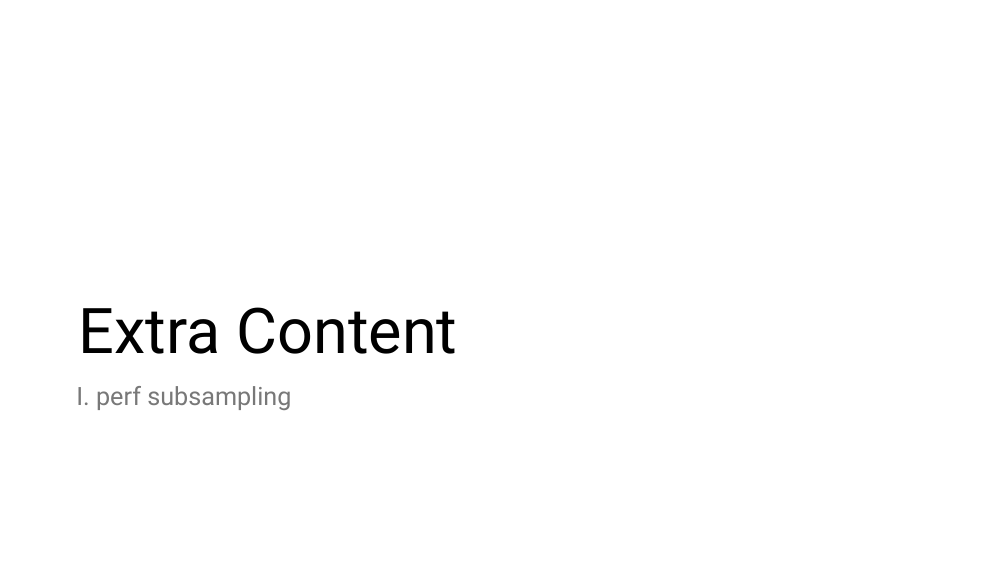
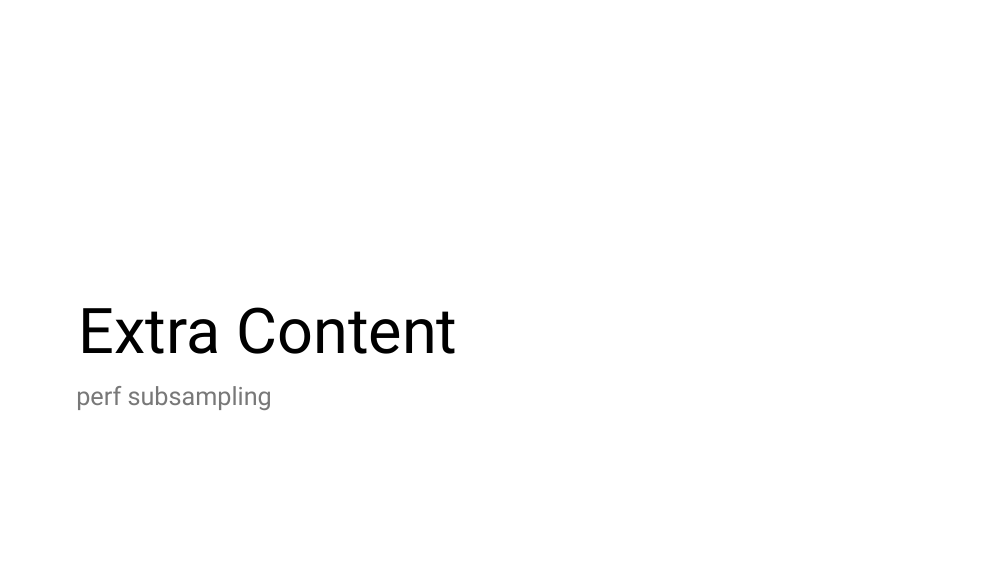
Before and after one commit to theodoreleebrant/TA-2425S1, a slide deck: slide 33 of CS3210/CS3210-TL3 (Lab 2).pptx. Drawn at 1008x567 pixels with LibreOffice and Linux fonts; fonts in the diff are those of the drawing. Boxes give left, top, right and bottom in pixels: in the first picture for what was removed or moved away, otherwise in the second. Text is boxed around its words. In the diff, an @@ line names an element or a change of style, - is before the commit and + after.

```diff
--- a/CS3210/CS3210-TL3 (Lab 2).pptx
+++ b/CS3210/CS3210-TL3 (Lab 2).pptx
@@ text at [76,386,272,410]: text changed @@
-I. perf subsampling
+perf subsampling
```
Also in this commit, not shown: 7 other slides changed, 1 slide added, 1 slide removed.
